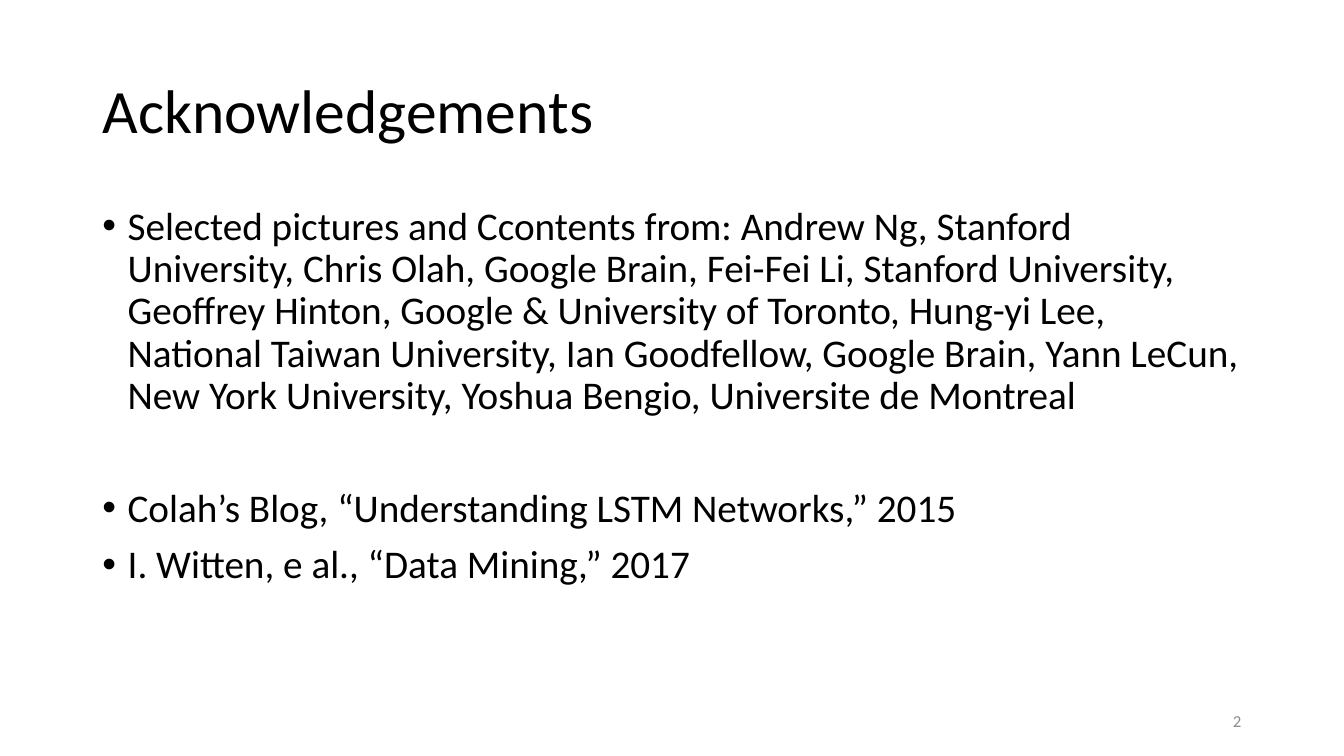
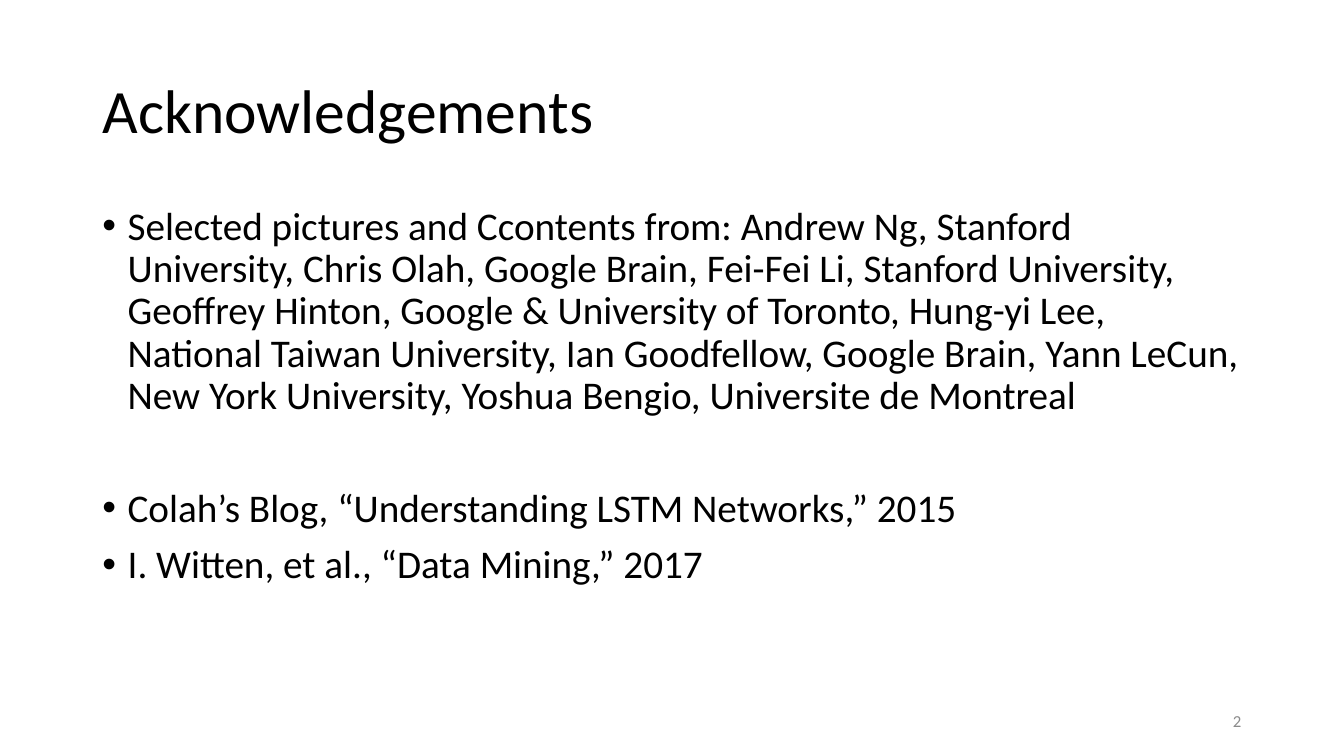
Before and after one commit to ailab-ua/courses, a slide deck: slide 2 of resources/recurrent_neural_networks_april_2020.pptx. Drawn at 1344x756 pixels with LibreOffice and Linux fonts; fonts in the diff are those of the drawing. Boxes give left, top, right and bottom in pixels: in the first picture for what was removed or moved away, otherwise in the second. Text is boxed around its words. In the diff, an @@ line names an element or a change of style, - is before the commit and + after.

```diff
--- a/resources/recurrent_neural_networks_april_2020.pptx
+++ b/resources/recurrent_neural_networks_april_2020.pptx
@@ text at (x1=128, y1=550, x2=702, y2=585): text changed @@
-• I. Witten, e al., “Data Mining,” 2017
+• I. Witten, et al., “Data Mining,” 2017
```
Also in this commit, not shown: 8 other slides changed.
